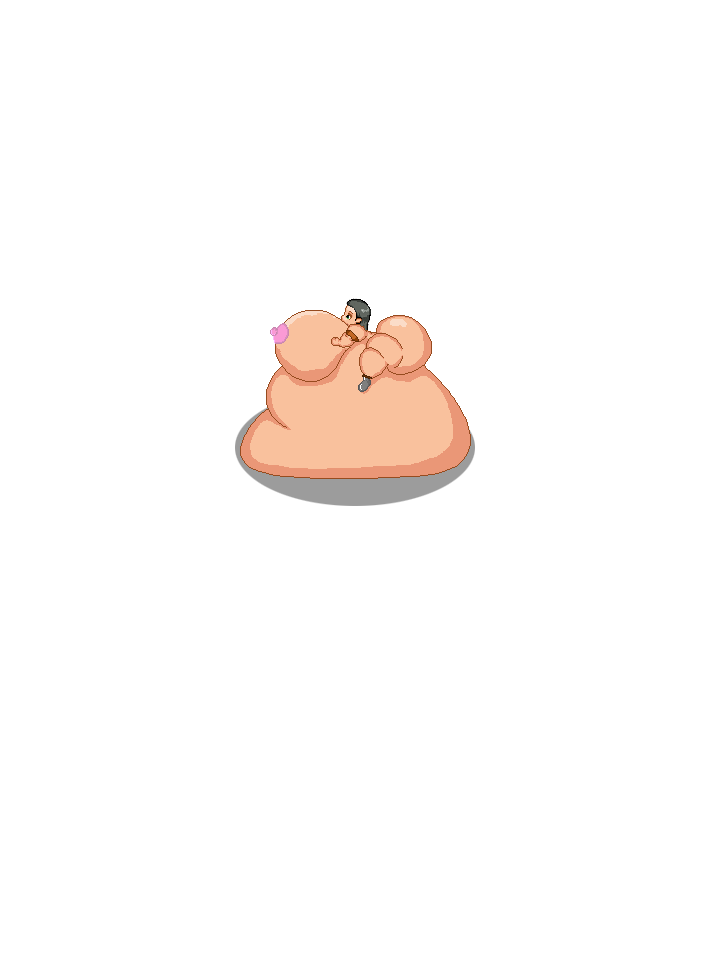
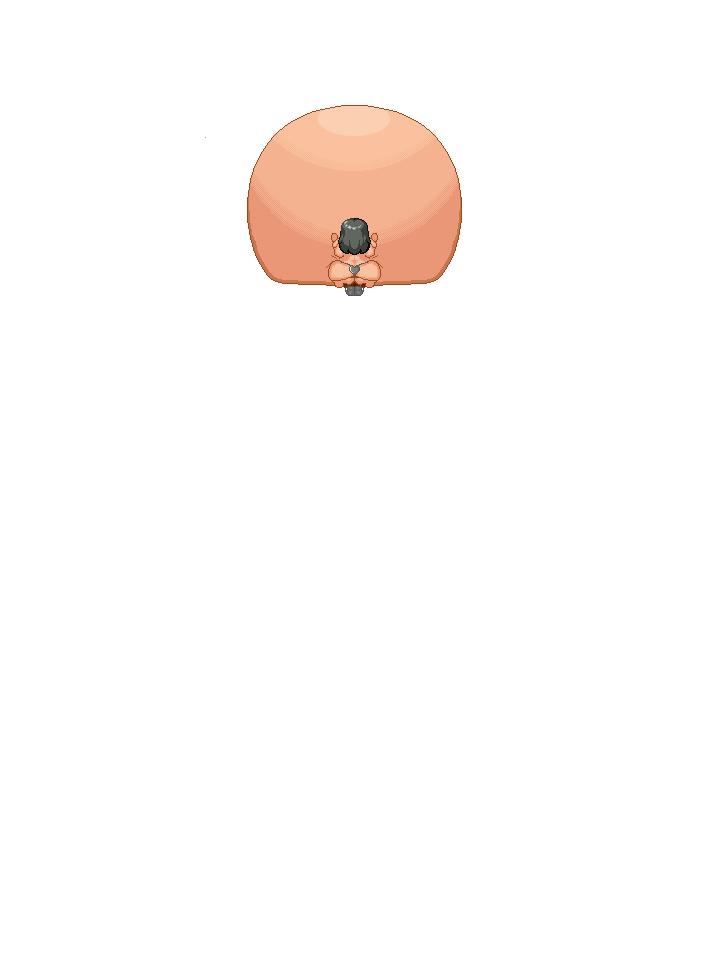
Comparing the layer stacks of the two 720 × 960 images. Changes:
added layer "Layer 3 copy 4" above "Layer 3 copy 3" over box(324, 218, 386, 296)
added layer "Layer 5 copy" above "Layer 9" over box(247, 105, 462, 286)
added layer "Layer 8 copy" (67%) above "Layer 8" over box(251, 130, 458, 243)
added layer "Layer 8" above "Layer 11" over box(251, 134, 458, 247)
added layer "Layer 11" above "Layer 7" over box(318, 105, 390, 136)
added layer "Layer 10" above "Layer 6 copy" over box(205, 137, 461, 285)
added layer "Layer 6 copy" above "Layer 6" over box(247, 105, 462, 294)
hid "Layer 0" over box(240, 298, 471, 479)
hid "Layer 1" over box(235, 389, 475, 506)
